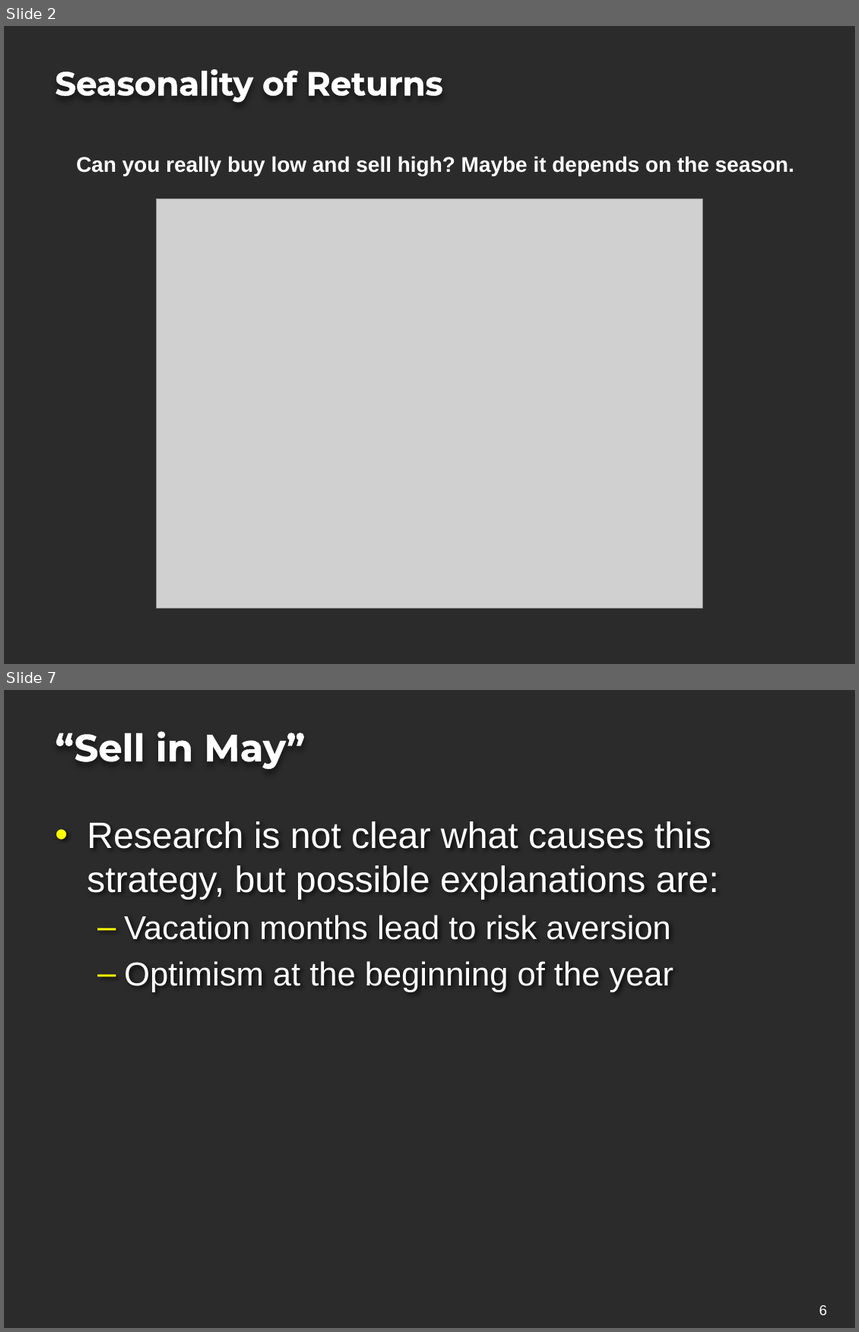
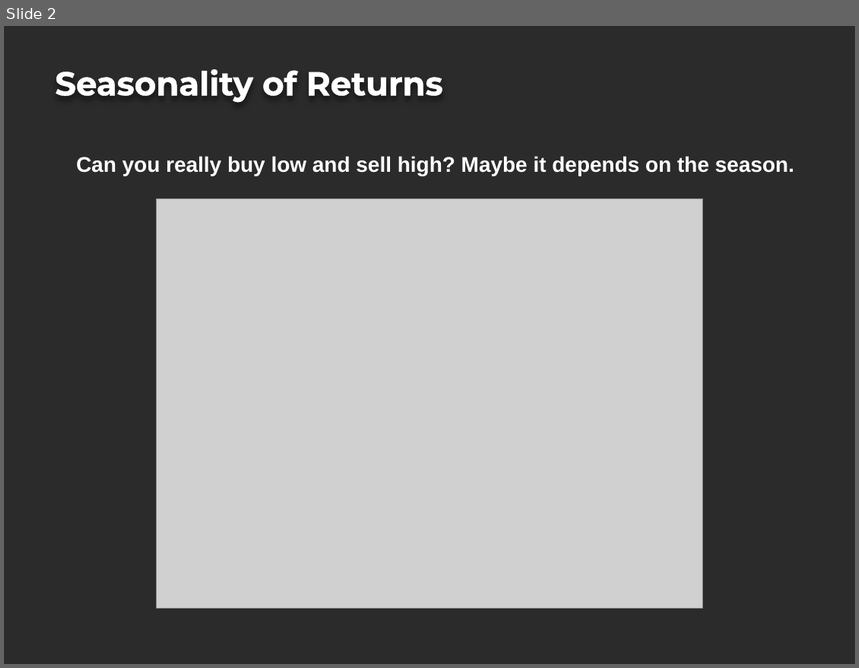
Before and after one commit to projectoneda/projectone, a slide deck: Portfolio Strategy Project.pptx. Shown one above the other, each under a label of ours: slides 2 and 7 before the commit, slide 2 after it; the slides between them are not shown. The pictures are 859x1332 and 859x668 pixels, drawn with LibreOffice and Linux fonts; fonts in the diff are those of the drawing; grey boxes stand for pictures; background and template pictures are left out; a plain dark background stands for a picture behind light text. Boxes give left, top, right and bottom in pixels: in the first picture for what was removed or moved away, otherwise in the second. Text is boxed around its words. In the diff, an @@ line names an element or a change of style, - is before the commit and + after.

```diff
--- a/Portfolio Strategy Project.pptx
+++ b/Portfolio Strategy Project.pptx
@@ slide 7 removed at [4, 690, 855, 1328], background picture (left out) @@
@@ title removed at [55, 731, 305, 769] @@
-“Sell in May”
@@ text removed at [87, 821, 719, 992] @@
-• Research is not clear what causes this strategy, but possible explanations are:
-  – Vacation months lead to risk aversion
-  – Optimism at the beginning of the year
@@ page number removed at [819, 1306, 827, 1315] @@
-6
```
Also in this commit, not shown: 3 slides changed, 1 slide added, 2 other slides removed, 2 other files.
